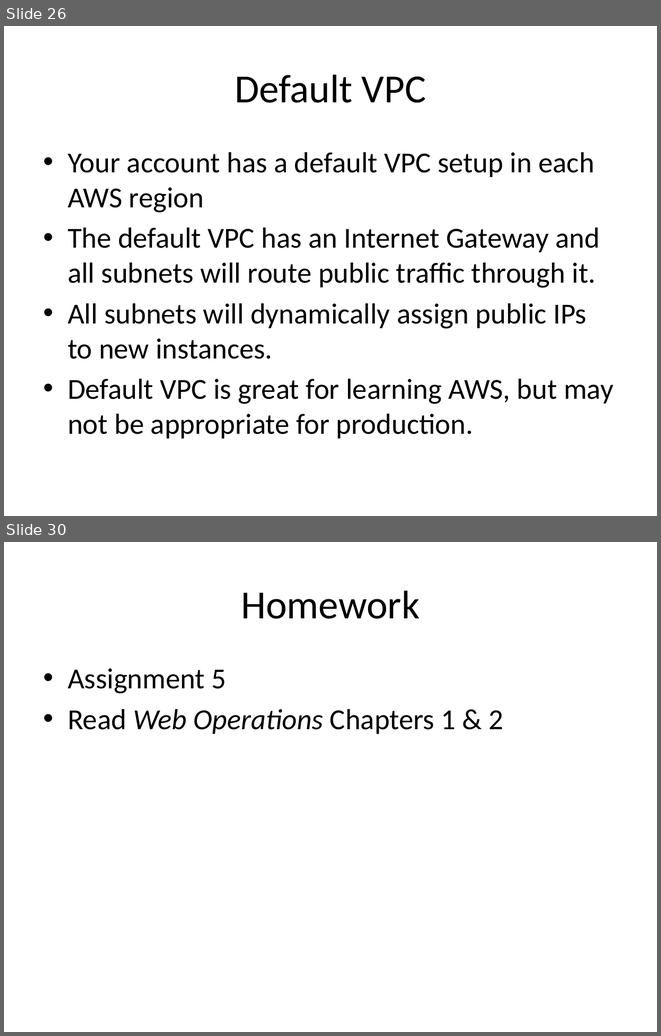
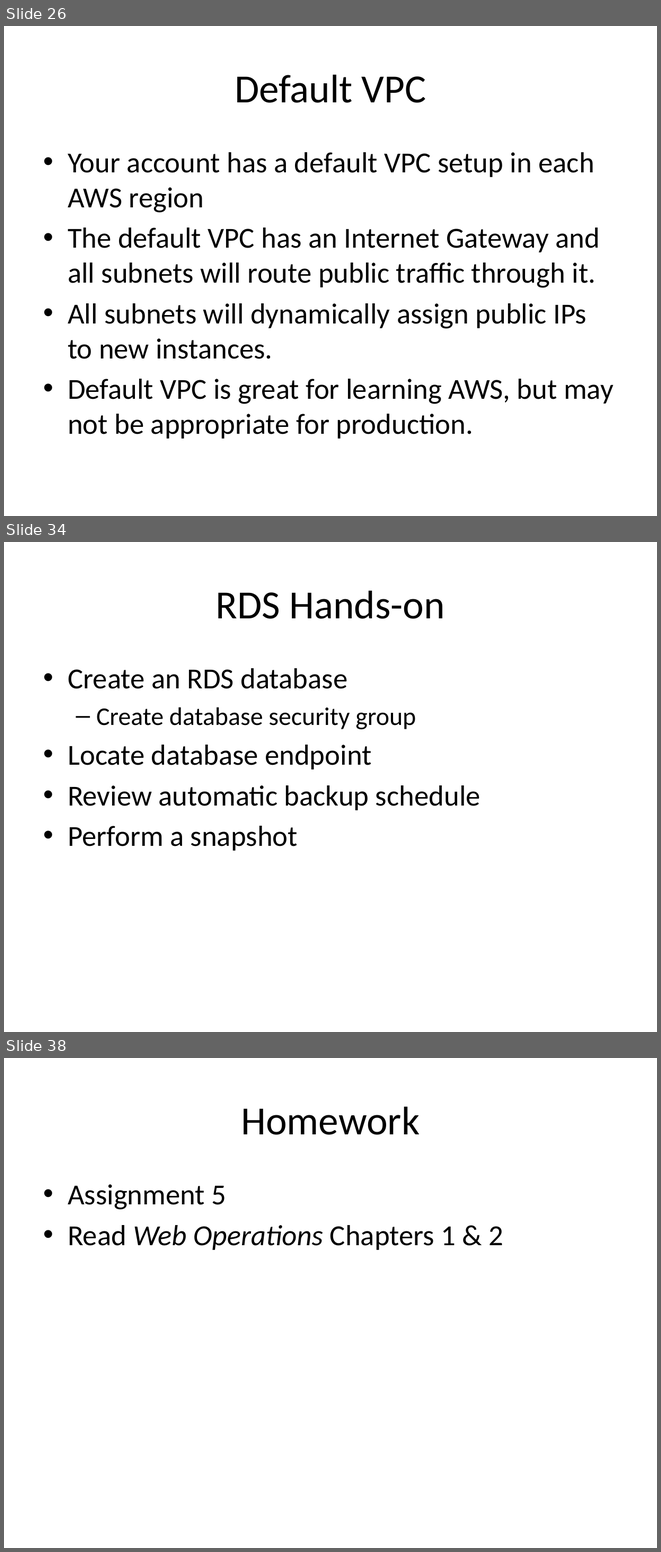
Before and after one commit to jasondbaker/infrastructure-class, a slide deck: infrastructure-week-5.pptx. Shown one above the other, each under a label of ours: slides 26 and 30 before the commit, slides 26, 34 and 38 after it; the slides between them are not shown. The pictures are 661x1036 and 661x1552 pixels, drawn with LibreOffice and Linux fonts; fonts in the diff are those of the drawing. Boxes give left, top, right and bottom in pixels: in the first picture for what was removed or moved away, otherwise in the second. Text is boxed around its words. In the diff, an @@ line names an element or a change of style, - is before the commit and + after.

```diff
--- a/infrastructure-week-5.pptx
+++ b/infrastructure-week-5.pptx
@@ slide 34 added at (4,542,657,1032), background #FFFFFF @@
@@ title added at (215,590,445,619), 44 pt, text #000000 @@
+RDS Hands-on
@@ text added at (68,668,480,850), 32 pt, text #000000 @@
+• Create an RDS database
+  – Create database security group
+• Locate database endpoint
+• Review automatic backup schedule
+• Perform a snapshot
@@ what was slide 30 is now slide 38 @@
```
Also in this commit, not shown: 4 slides changed, 7 other slides added, 1 other file.
